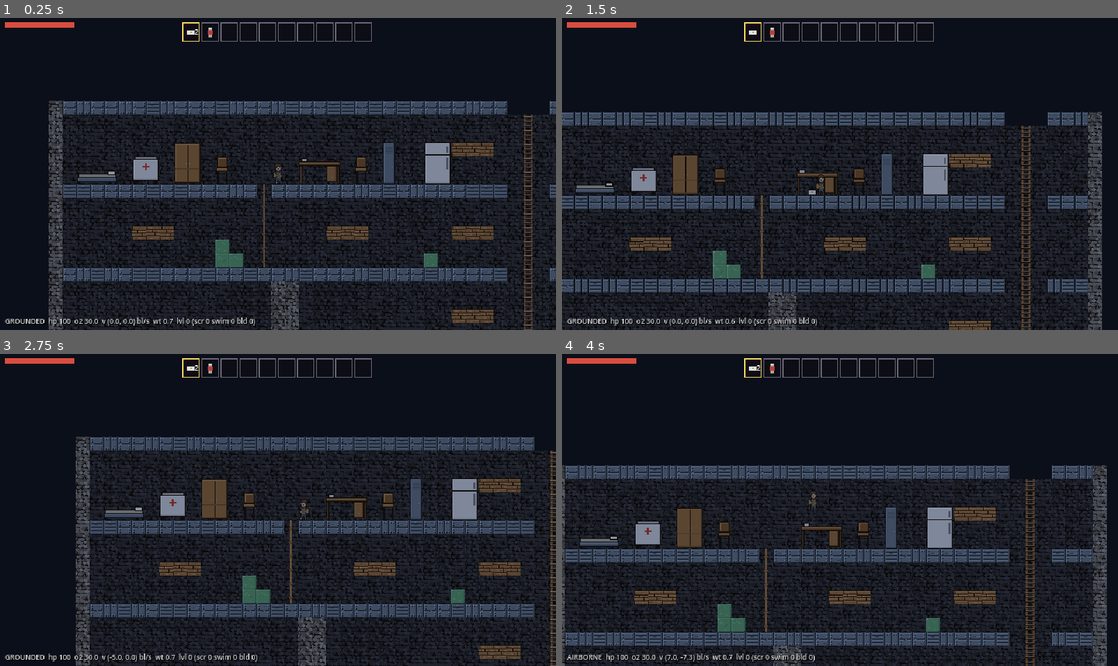
Above: before the commit, frames 1-4 (two rows, left to right).
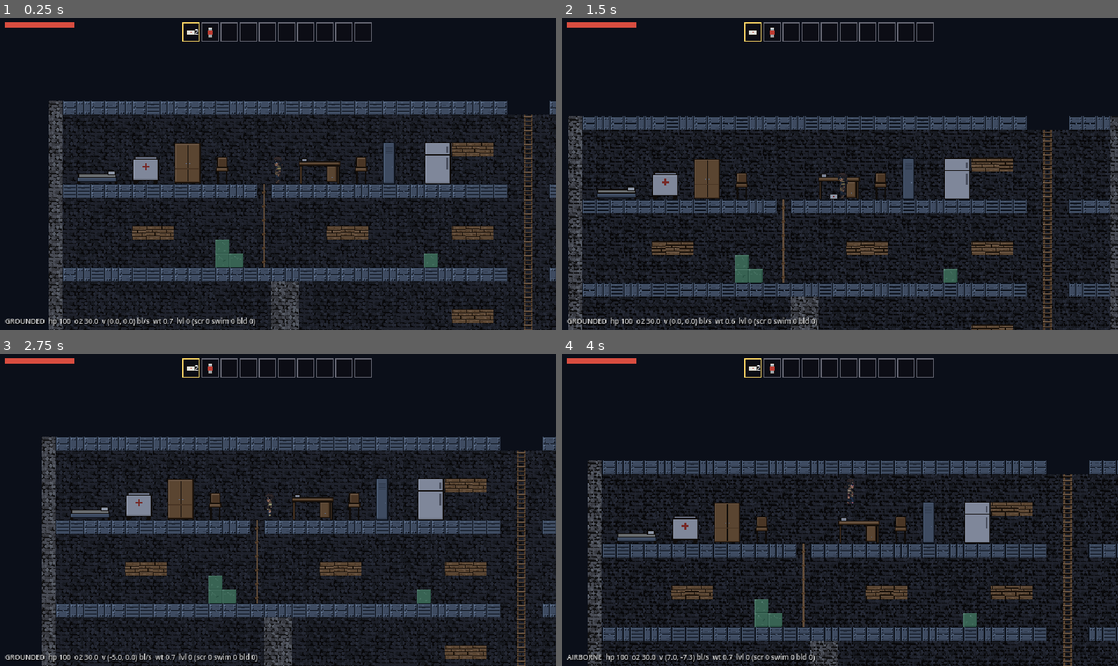
Above: after the commit, the same moments.

Repository: wilbur6689/SunkenCity
Game: Godot game, scene res://scenes/test/test_tower.tscn
The game is run twice, just before and just after one commit, with the same random seed, the same clock (stepped at 60 frames per second) and the same inputs.
Inputs (mouse positions are in pixels of both pictures, inside the frame that each line leads up to):
- Up to frame 1 (0.25 s): no input
- Up to frame 2 (1.5 s): tap Enter at 0.5 s; move the mouse to (962, 158) at 0.52 s; hold D (move_right) 0.53-1.25 s; hold C (crouch) 0.53-1.25 s; click (962, 158) at 0.67 s; tap Space (jump) at 0.77, 1.07 s; tap Q (drop) at 0.8 s; drag from (728, 189) to (812, 236) at 1.27 s
- Up to frame 3 (2.75 s): move the mouse to (333, 441) at 2.02 s; hold A (move_left) from 2.03 s (still down); tap Mouse wheel up (hotbar_next, bound only before the commit) at 2.1 s; tap Mouse wheel down (hotbar_prev, bound only before the commit) at 2.3 s
- Up to frame 4 (4 s): release A (move_left) at 2.75 s; drag from (812, 572) to (673, 463) at 2.77 s; move the mouse to (1006, 556) at 3.52 s; hold D (move_right) from 3.53 s (still down); hold Shift (sprint) from 3.53 s (still down); tap Space (jump) at 3.77 s; click (1006, 556) at 3.8 s

The runs differ from the first frame. In frame 1, less than 0.1% of the frame differs, in the area x 49-51%, y 45-54%; in frame 2, 31%; in frame 3, 24%; in frame 4, 32%, in the area x 0-100%, y 34-100%.

Commit message:
Camera centred with wheel zoom, sharp UI text, new character sprite sheet
- Camera: drop the speed lookahead (it fought the player); stay centred
  with smooth follow; mouse wheel steps zoom 0.5x-3x (hotbar stays 1-0)
- Stretch mode viewport -> canvas_items: pixel art still integer-scaled
  and nearest-filtered, UI text now rasterized at window resolution
- Player sprite: assets/sprites/player.png derived from the user's
  Main_Character_with_red-Idle export (32x32, idle + 6-frame walk, east
  and west drawn separately -> row by facing, no flip); crawl/swim reuse
  the frames rotated along the compact hitbox; export's mirrored idle
  cells corrected in the tool
- Docs: WS-18 amendment recorded, TileArt.md character section, 30px vs
  24px canon height flagged; m0 smoke test covers zoom (52 checks)

Co-Authored-By: Claude Fable 5 <noreply@anthropic.com>
Claude-Session: https://claude.ai/code/session_01GxDZSizaHKPW71DMqToXjC

Diff:
--- a/project.godot
+++ b/project.godot
@@ -28,7 +28,7 @@
 window/size/viewport_height=360
 window/size/window_width_override=1280
 window/size/window_height_override=720
-window/stretch/mode="viewport"
+window/stretch/mode="canvas_items"
 window/stretch/scale_mode="integer"
 
 [input]
@@ -352,7 +352,7 @@
 "script": null
 )]
 }
-hotbar_next={
+zoom_in={
 "deadzone": 0.5,
 "events": [Object(InputEventMouseButton,
 "resource_local_to_scene": false,
@@ -374,7 +374,7 @@
 "script": null
 )]
 }
-hotbar_prev={
+zoom_out={
 "deadzone": 0.5,
 "events": [Object(InputEventMouseButton,
 "resource_local_to_scene": false,
--- a/scenes/player.tscn
+++ b/scenes/player.tscn
@@ -1,7 +1,7 @@
 [gd_scene load_steps=5 format=3]
 
 [ext_resource type="Script" path="res://scripts/player/player.gd" id="1_player"]
-[ext_resource type="Texture2D" path="res://assets/sprites/player_placeholder.png" id="2_sprite"]
+[ext_resource type="Texture2D" path="res://assets/sprites/player.png" id="2_sprite"]
 [ext_resource type="Script" path="res://scripts/player/interaction.gd" id="3_interaction"]
 
 [sub_resource type="RectangleShape2D" id="RectangleShape2D_hitbox"]
@@ -15,8 +15,10 @@
 shape = SubResource("RectangleShape2D_hitbox")
 
 [node name="Sprite2D" type="Sprite2D" parent="."]
+position = Vector2(0, -4)
 texture = ExtResource("2_sprite")
-hframes = 2
+hframes = 7
+vframes = 2
 
 [node name="Camera2D" type="Camera2D" parent="."]
 position_smoothing_enabled = true
--- a/scripts/constants.gd
+++ b/scripts/constants.gd
@@ -76,9 +76,9 @@
 const XP_SWIM_PER_SECOND: float = 0.5
 const XP_BUILD_PER_BLOCK: float = 1.0
 
-# --- Camera (WS-18: fixed zoom, smooth follow, speed-scaled lookahead) ---
-const CAMERA_LOOKAHEAD_BLOCKS: Vector2 = Vector2(4.0, 2.0) # lead at full sprint / terminal fall
-const CAMERA_LOOKAHEAD_SMOOTHING: float = 3.0 # 1/s
+# --- Camera (WS-18 amended 2026-08-31: centred on the player, smooth follow, wheel zoom) ---
+const CAMERA_ZOOM_LEVELS: Array[float] = [0.5, 0.75, 1.0, 1.5, 2.0, 3.0] # multiplies the window's integer scale
+const CAMERA_ZOOM_DEFAULT_INDEX: int = 2
 
 # --- Derived (computed once at load) ---
 var jump_velocity: float
--- a/scripts/player/player.gd
+++ b/scripts/player/player.gd
@@ -87,8 +87,7 @@
 		State.UNDERWATER:
 			_state_underwater(delta)
 	move_and_slide()
-	if input_dir.x != 0.0:
-		sprite.flip_h = input_dir.x < 0.0 # sheet faces right
+	_update_sprite(delta)
 	_update_oxygen(delta)
 	_update_camera(delta)
 	interaction.tick(delta)
@@ -116,10 +115,11 @@
 	for i in Constants.HOTBAR_SLOTS:
 		if Input.is_action_just_pressed("hotbar_%d" % (i + 1)):
 			hotbar_select = i
-	if Input.is_action_just_pressed("hotbar_next"):
-		hotbar_select = (selected_slot + 1) % Constants.HOTBAR_SLOTS
-	if Input.is_action_just_pressed("hotbar_prev"):
-		hotbar_select = (selected_slot - 1 + Constants.HOTBAR_SLOTS) % Constants.HOTBAR_SLOTS
+	# View-only (not part of the replicated snapshot): wheel zoom.
+	if Input.is_action_just_pressed("zoom_in"):
+		zoom_step(1)
+	if Input.is_action_just_pressed("zoom_out"):
+		zoom_step(-1)
 
 ## True while a UI panel wants the mouse (set by the inventory UI).
 var ui_blocks_mouse: bool = false
@@ -173,7 +173,7 @@
 		known_recipes[use.learn_recipe] = true
 		message.emit("Learned recipe: " + Data.item_name(Data.recipes[use.learn_recipe].output.item))
 	if use.has("drop_light"):
-		World.spawn_item(s.id, 1, global_position, Vector2(sprite.scale.x * (-1.0 if sprite.flip_h else 1.0) * 3.0 * Constants.BLOCK_SIZE, -2.0 * Constants.BLOCK_SIZE))
+		World.spawn_item(s.id, 1, global_position, Vector2(facing * 3.0 * Constants.BLOCK_SIZE, -2.0 * Constants.BLOCK_SIZE))
 	inventory.remove_from_slot(slot, 1)
 
 func drop_held(n: int) -> void:
@@ -181,8 +181,7 @@
 	if id == "":
 		return
 	var taken := inventory.remove_from_slot(selected_slot, n)
-	var dir := -1.0 if sprite.flip_h else 1.0
-	World.spawn_item(id, taken, global_position, Vector2(dir * 4.0 * Constants.BLOCK_SIZE, -2.0 * Constants.BLOCK_SIZE))
+	World.spawn_item(id, taken, global_position, Vector2(facing * 4.0 * Constants.BLOCK_SIZE, -2.0 * Constants.BLOCK_SIZE))
 
 func knows_recipe(id: String) -> bool:
 	return known_recipes.has(id)
@@ -251,9 +250,6 @@
 	var size := Constants.COMPACT_HITBOX if value else Constants.STAND_HITBOX
 	collision_shape.shape = _compact_shape if value else _stand_shape
 	collision_shape.position.y = FEET_Y - size.y * 0.5
-	# Sheet frames are 24x24 with feet on the bottom row: frame 0 standing,
-	# frame 1 prone (bottom 12px = the compact hitbox). No repositioning needed.
-	sprite.frame = 1 if value else 0
 
 func _can_stand() -> bool:
 	var size := Constants.STAND_HITBOX
@@ -472,13 +468,44 @@
 
 # --- Camera (WS-18) ---
 
-func _update_camera(delta: float) -> void:
-	var lead := Vector2(
-		velocity.x / Constants.SPRINT_SPEED * Constants.CAMERA_LOOKAHEAD_BLOCKS.x,
-		velocity.y / Constants.MAX_FALL_SPEED * Constants.CAMERA_LOOKAHEAD_BLOCKS.y
-	) * Constants.BLOCK_SIZE
-	var t := 1.0 - exp(-Constants.CAMERA_LOOKAHEAD_SMOOTHING * delta)
-	camera.offset = camera.offset.lerp(lead, t)
+# --- Sprite (assets/sprites/player.png: 32x32, row 0 east / row 1 west, col 0 idle, cols 1-6 walk) ---
+
+const WALK_FRAMES: int = 6
+const WALK_FRAME_TIME: float = 0.1 # seconds per frame at walk speed; scales with actual speed
+
+var facing: int = 1 # +1 east, -1 west
+var _anim_time: float = 0.0
+
+func _update_sprite(delta: float) -> void:
+	if input_dir.x != 0.0:
+		facing = 1 if input_dir.x > 0.0 else -1
+	var speed := absf(velocity.x) if not compact else velocity.length()
+	var moving := speed > 0.5 * Constants.BLOCK_SIZE
+	var frame_col := 0
+	if moving:
+		_anim_time += delta * clampf(speed / Constants.WALK_SPEED, 0.5, 2.0)
+		frame_col = 1 + int(_anim_time / WALK_FRAME_TIME) % WALK_FRAMES
+	else:
+		_anim_time = 0.0
+	sprite.frame_coords = Vector2i(frame_col, 0 if facing > 0 else 1)
+	if compact:
+		# Crawling / swimming: lay the body along the 12px hitbox, head toward facing.
+		sprite.rotation = facing * PI * 0.5
+		sprite.position = Vector2(0, 6)
+	else:
+		sprite.rotation = 0.0
+		sprite.position = Vector2(0, -4) # feet on the frame's bottom row at local y = 12
+
+var zoom_index: int = Constants.CAMERA_ZOOM_DEFAULT_INDEX
+
+## Camera stays centred on the player (smooth follow only, no lookahead).
+func _update_camera(_delta: float) -> void:
+	camera.offset = Vector2.ZERO
+
+func zoom_step(direction: int) -> void:
+	zoom_index = clampi(zoom_index + direction, 0, Constants.CAMERA_ZOOM_LEVELS.size() - 1)
+	var z: float = Constants.CAMERA_ZOOM_LEVELS[zoom_index]
+	camera.zoom = Vector2(z, z)
 
 func state_name() -> String:
 	return State.keys()[state]
--- a/scripts/test/m0_smoke.gd
+++ b/scripts/test/m0_smoke.gd
@@ -42,7 +42,7 @@
 		Input.action_press(a)
 
 func release_all() -> void:
-	for a in ["move_left", "move_right", "move_up", "move_down", "jump", "sprint", "crouch"]:
+	for a in ["move_left", "move_right", "move_up", "move_down", "jump", "sprint", "crouch", "zoom_in", "zoom_out"]:
 		Input.action_release(a)
 
 func hold(actions: Array, n: int) -> void:
@@ -239,10 +239,18 @@
 	await until(grounded, 60)
 	check(player.health == Constants.MAX_HEALTH, "≤8 block fall is free")
 
-	print("== O. camera lookahead")
+	print("== O. camera: centred on the player, wheel zoom")
 	await place(5, 5)
 	await until(grounded, 30)
 	press(["move_right", "sprint"]); await ticks(60)
-	check(player.camera.offset.x > 2.0 * B, "camera leads the sprint (%.2f blocks)" % (player.camera.offset.x / B))
-	release_all(); await ticks(150)
-	check(absf(player.camera.offset.x) < 0.5, "lookahead relaxes at rest")
+	check(player.camera.offset == Vector2.ZERO, "no lookahead offset while sprinting")
+	release_all()
+	var z0 := player.camera.zoom.x
+	press(["zoom_in"]); await ticks(2); release_all(); await ticks(2)
+	check(player.camera.zoom.x > z0, "wheel up zooms in (%.2f -> %.2f)" % [z0, player.camera.zoom.x])
+	press(["zoom_out"]); await ticks(2); release_all(); await ticks(2)
+	press(["zoom_out"]); await ticks(2); release_all(); await ticks(2)
+	check(player.camera.zoom.x < z0, "wheel down zooms out (%.2f)" % player.camera.zoom.x)
+	for i in 10:
+		press(["zoom_out"]); await ticks(2); release_all(); await ticks(2)
+	check(player.camera.zoom.x == Constants.CAMERA_ZOOM_LEVELS[0], "zoom clamps at the smallest level")
Binary file added: assets/sprites/player.png
Not shown, added: assets/sprites/player.png.import
Not shown, changed: CLAUDE.md
Not shown, changed: README.md
Not shown, changed: docs/GameOverview.md
Not shown, changed: docs/MVP-checklist.md
Not shown, changed: docs/OpenQuestions.md
Not shown, changed: docs/technical/TileArt.md
Not shown, changed: tools/gen_placeholder_art.py
